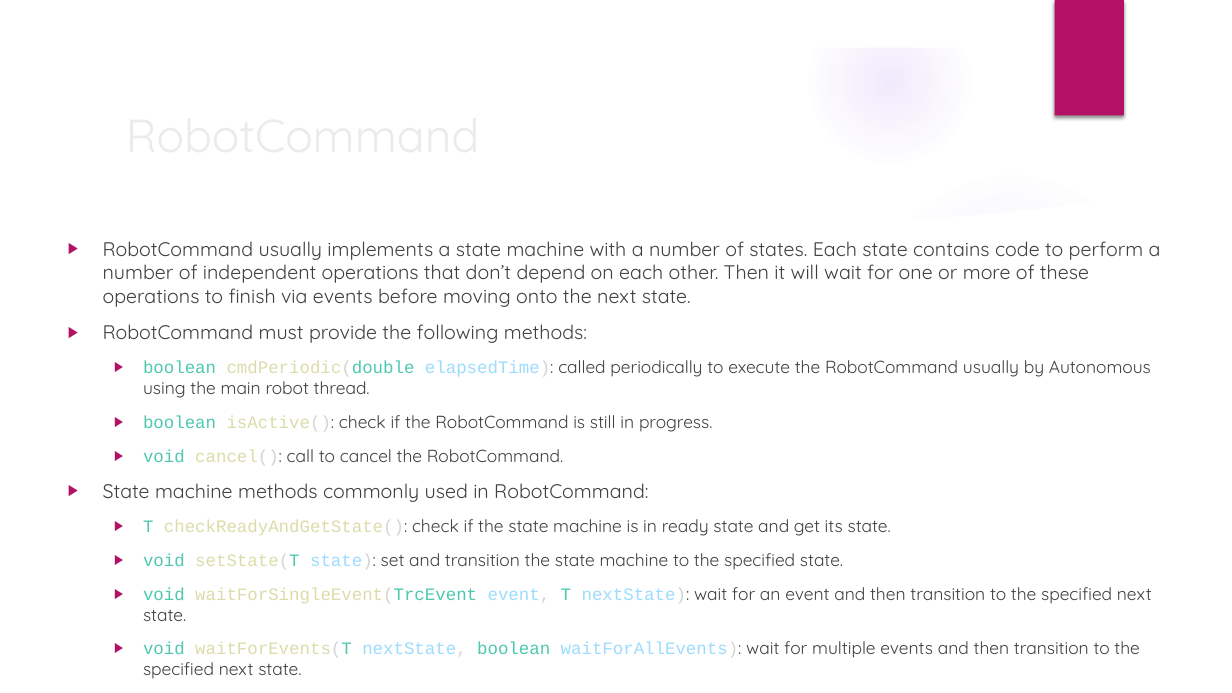
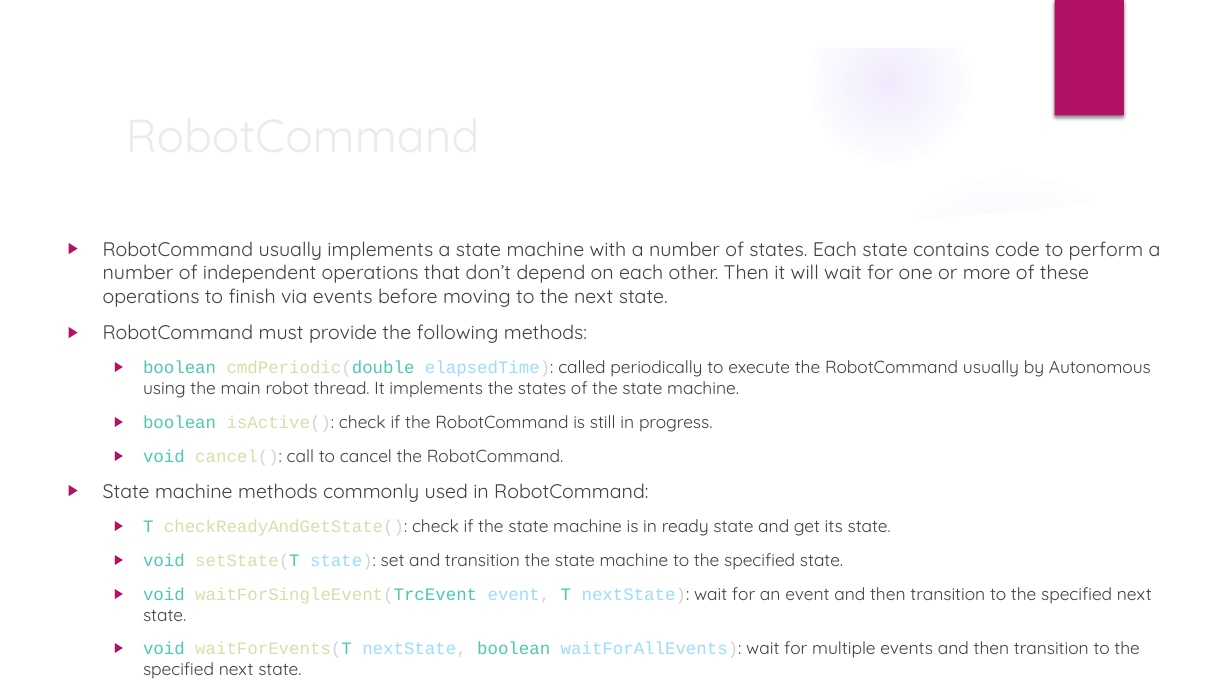
Before and after one commit to trc492/FrcProgrammingClass, a slide deck: slide 5 of FtcLessons/7-Autonomous.pptx. Drawn at 1232x693 pixels with LibreOffice and Linux fonts; fonts in the diff are those of the drawing; background and template pictures are left out. Boxes give left, top, right and bottom in pixels: in the first picture for what was removed or moved away, otherwise in the second. Text is boxed around its words. In the diff, an @@ line names an element or a change of style, - is before the commit and + after.

```diff
--- a/FtcLessons/7-Autonomous.pptx
+++ b/FtcLessons/7-Autonomous.pptx
@@ text at [103, 241, 1161, 307]: text changed @@
-▶ RobotCommand usually implements a state machine with a number of states. Each state contains code to perform a number of independent operations that don’t depend on each other. Then it will wait for one or more of these operations to finish via events before moving onto the next state.
+▶ RobotCommand usually implements a state machine with a number of states. Each state contains code to perform a number of independent operations that don’t depend on each other. Then it will wait for one or more of these operations to finish via events before moving to the next state.
@@ text at [143, 360, 1151, 398]: text changed @@
-  ▶ boolean cmdPeriodic(double elapsedTime): called periodically to execute the RobotCommand usually by Autonomous using the main robot thread.
+  ▶ boolean cmdPeriodic(double elapsedTime): called periodically to execute the RobotCommand usually by Autonomous using the main robot thread. It implements the states of the state machine.
```
Also in this commit, not shown: 5 other slides changed, 1 other file.
